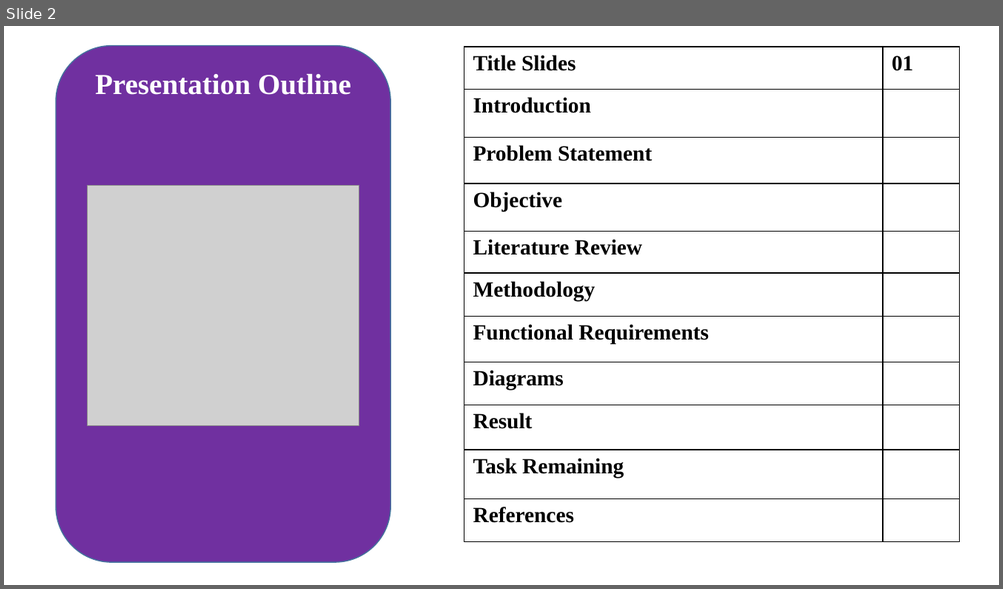
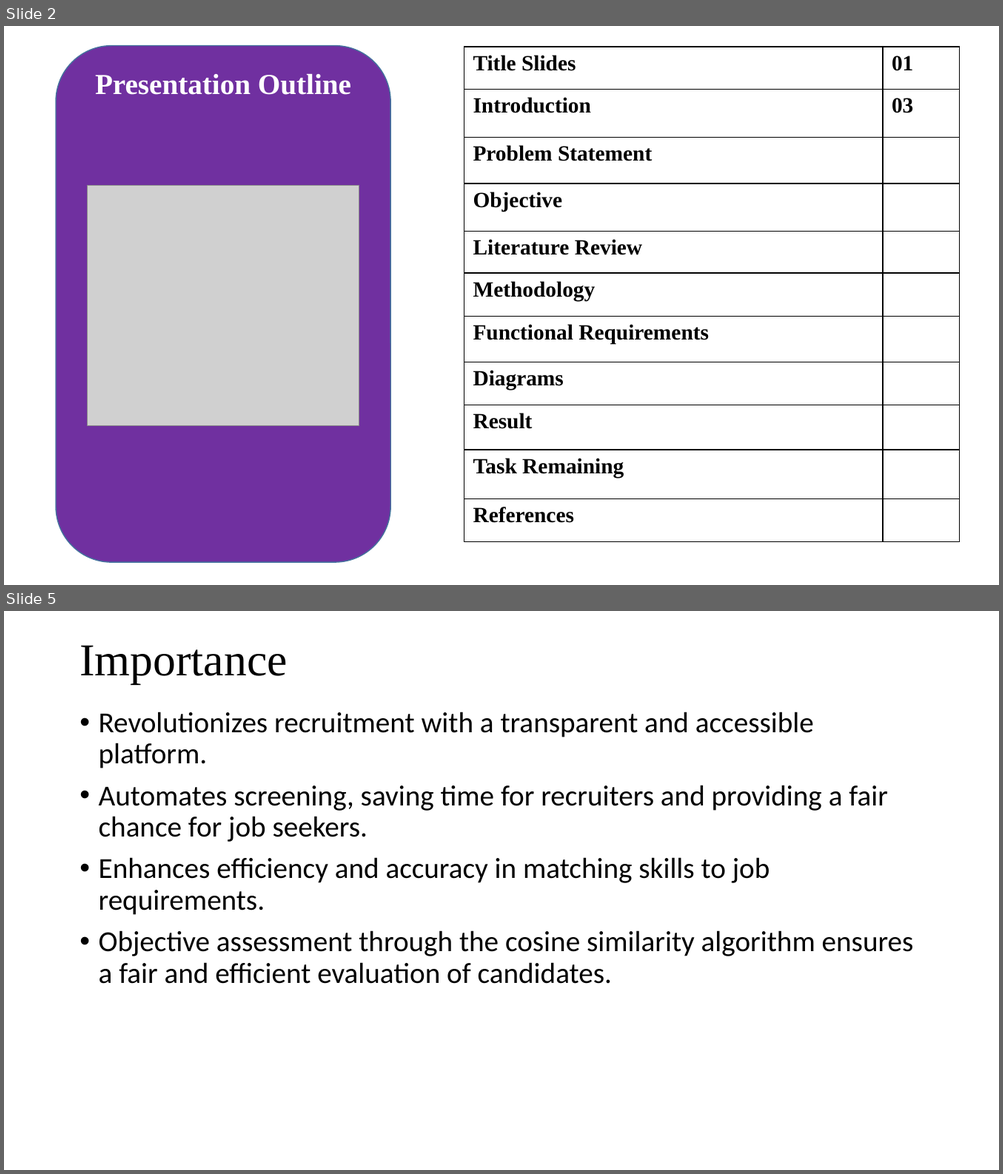
Before and after one commit to SaurabhSubedi/Hire-Hawk, a slide deck: Docs/MidtermPresentationHireHawk.pptx. Shown one above the other, each under a label of ours: slide 2 before the commit, slides 2 and 5 after it; the slides between them are not shown. The pictures are 1003x589 and 1003x1174 pixels, drawn with LibreOffice and Linux fonts; fonts in the diff are those of the drawing; grey boxes stand for pictures. Boxes give left, top, right and bottom in pixels: in the first picture for what was removed or moved away, otherwise in the second. Text is boxed around its words. In the diff, an @@ line names an element or a change of style, - is before the commit and + after.

```diff
--- a/Docs/MidtermPresentationHireHawk.pptx
+++ b/Docs/MidtermPresentationHireHawk.pptx
@@ slide 5 added at box(4, 611, 999, 1170), background #FFFFFF @@
@@ title added at box(79, 645, 287, 684), 44 pt, text #000000 @@
+Importance
@@ text added at box(99, 712, 913, 984), 28 pt, text #000000 @@
+• Revolutionizes recruitment with a transparent and accessible platform.
+• Automates screening, saving time for recruiters and providing a fair chance for job seekers.
+• Enhances efficiency and accuracy in matching skills to job requirements.
+• Objective assessment through the cosine similarity algorithm ensures a fair and efficient evaluation of candidates.
@@ slide 2 changed as well @@
@@ table at box(464, 47, 960, 543) @@
-row 2, column 2: 
+row 2, column 2: 03
```
Also in this commit, not shown: 6 other slides changed, 17 other slides added, 8 slides removed, 6 other files.
